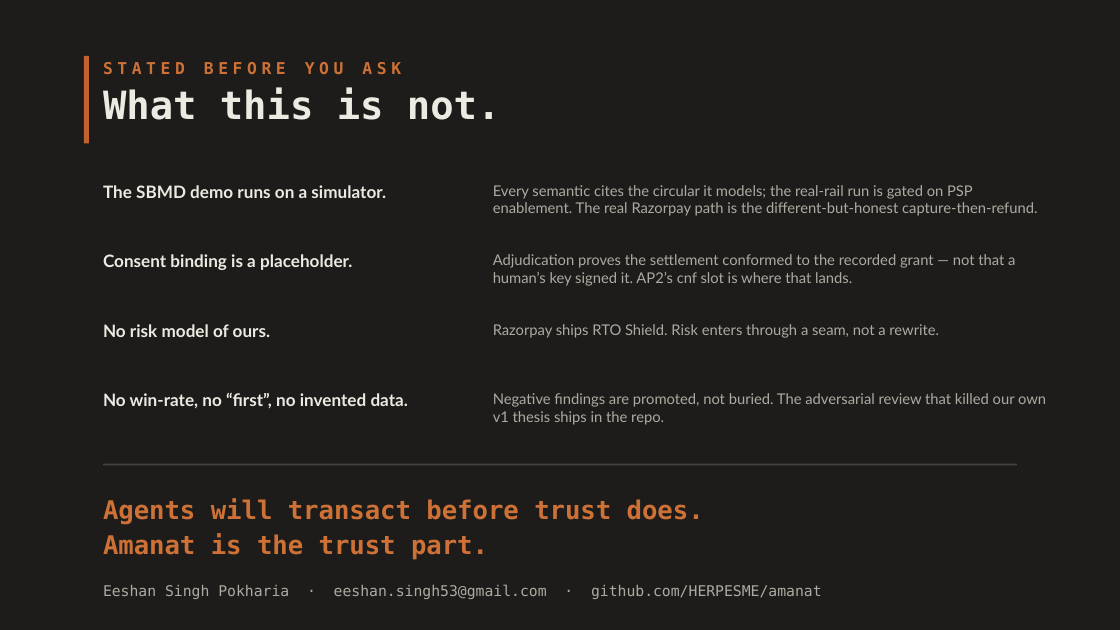
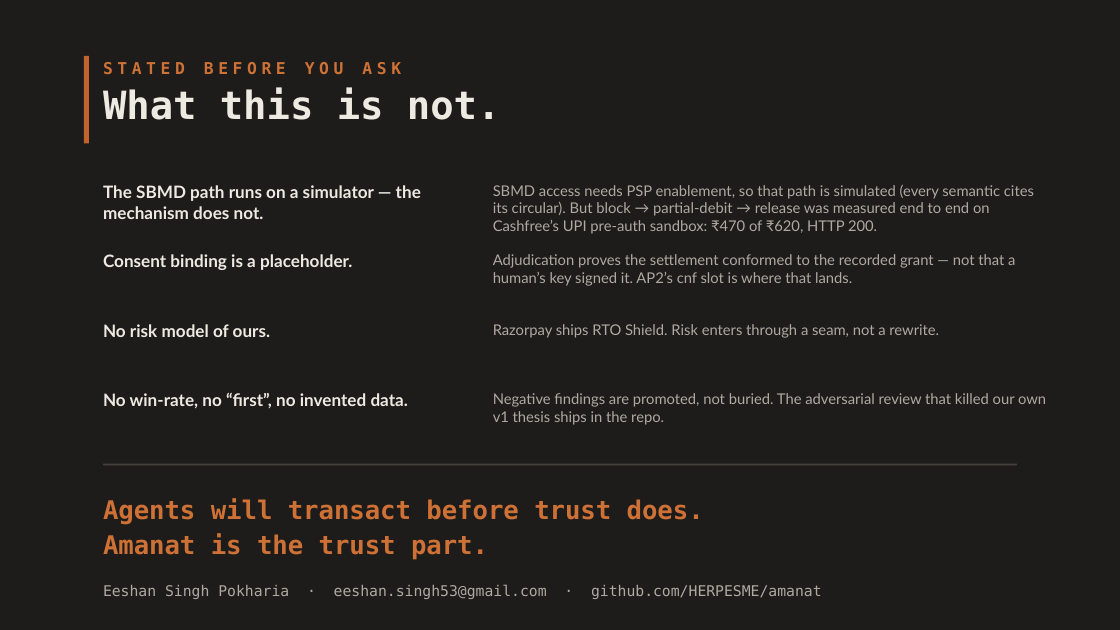
Before and after one commit to HERPESME/amanat, a slide deck: slide 12 of docs/pitch/amanat-deck.pptx. Drawn at 1120x630 pixels with LibreOffice and Linux fonts; fonts in the diff are those of the drawing. Boxes give left, top, right and bottom in pixels: in the first picture for what was removed or moved away, otherwise in the second. Text is boxed around its words. In the diff, an @@ line names an element or a change of style, - is before the commit and + after.

```diff
--- a/docs/pitch/amanat-deck.pptx
+++ b/docs/pitch/amanat-deck.pptx
@@ text at bbox=[103, 185, 421, 219]: text changed @@
-The SBMD demo runs on a simulator.
+The SBMD path runs on a simulator — the mechanism does not.
@@ text at bbox=[493, 185, 1034, 234]: text changed @@
-Every semantic cites the circular it models; the real-rail run is gated on PSP enablement. The real Razorpay path is the different-but-honest capture-then-refund.
+SBMD access needs PSP enablement, so that path is simulated (every semantic cites its circular). But block → partial-debit → release was measured end to end on Cashfree’s UPI pre-auth sandbox: ₹470 of ₹620, HTTP 200.
```
Also in this commit, not shown: 5 other slides changed, 3 other files.
